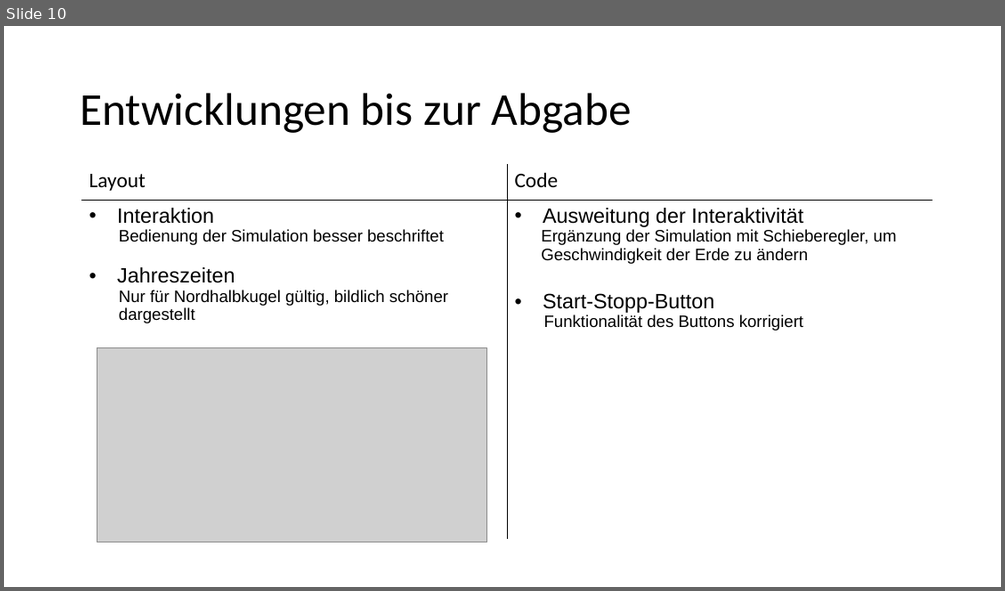
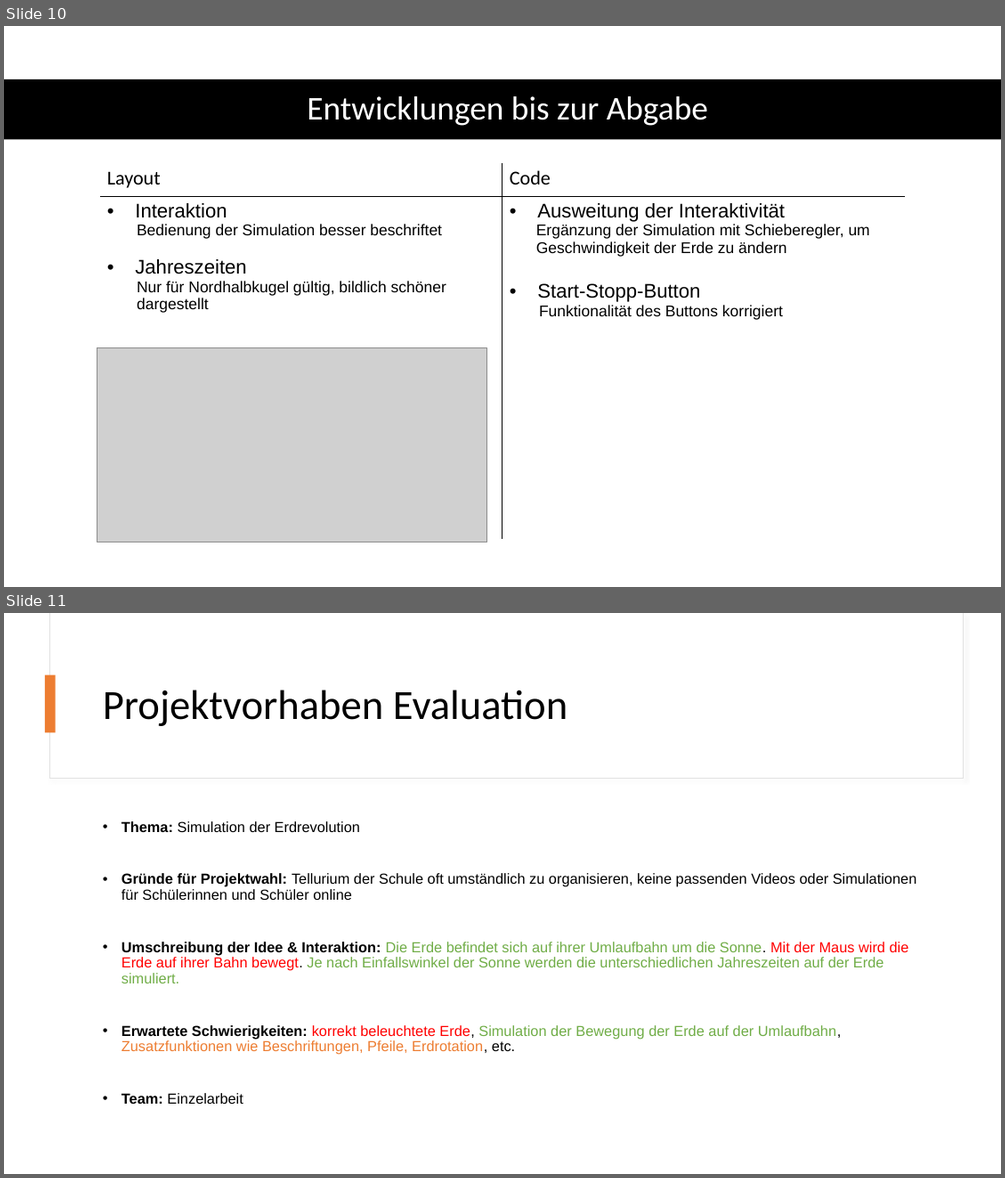
Before and after one commit to Carmen-MI/Erdrevolution_Carmen, a slide deck: Präsentation.pptx. Shown one above the other, each under a label of ours: slide 10 before the commit, slides 10 and 11 after it. The pictures are 1005x591 and 1005x1178 pixels, drawn with LibreOffice and Linux fonts; fonts in the diff are those of the drawing; grey boxes stand for pictures. Boxes give left, top, right and bottom in pixels: in the first picture for what was removed or moved away, otherwise in the second. Text is boxed around its words. In the diff, an @@ line names an element or a change of style, - is before the commit and + after.

```diff
--- a/Präsentation.pptx
+++ b/Präsentation.pptx
@@ slide 11 added at <box>4,613,1001,1174</box>, background #FFFFFF @@
@@ rectangle added at <box>49,613,963,779</box>, fill #FFFFFF, outline #E1E1E1 0.75 pt @@
@@ rectangle added at <box>50,613,963,778</box>, fill #FFFFFF @@
@@ rectangle added at <box>45,675,56,732</box>, fill #ED7D31 @@
@@ title added at <box>103,690,567,726</box>, 40 pt, text #000000 @@
+Projektvorhaben Evaluation
@@ text added at <box>121,821,917,1103</box>, 14 pt, text #000000 @@
+• Thema: Simulation der Erdrevolution
+• Gründe für Projektwahl: Tellurium der Schule oft umständlich zu organisieren, keine passenden Videos oder Simulationen für Schülerinnen und Schüler online
+• Umschreibung der Idee & Interaktion: Die Erde befindet sich auf ihrer Umlaufbahn um die Sonne. Mit der Maus wird die Erde auf ihrer Bahn bewegt. Je nach Einfallswinkel der Sonne werden die unterschiedlichen Jahreszeiten auf der Erde simuliert.
+• Erwartete Schwierigkeiten: korrekt beleuchtete Erde, Simulation der Bewegung der Erde auf der Umlaufbahn, Zusatzfunktionen wie Beschriftungen, Pfeile, Erdrotation, etc.
+• Team: Einzelarbeit
@@ slide 10 changed as well @@
@@ title "Entwicklungen bis zur Abgabe": place and size @@
-title "Entwicklungen bis zur Abgabe" at <box>80,93,631,133</box>
+title "Entwicklungen bis zur Abgabe" at <box>307,96,708,126</box>
@@ title "Entwicklungen bis zur Abgabe" at <box>307,96,708,126</box>: size 44 to 32 pt, text colour #000000 to #FFFFFF; alignment left to centre @@
@@ rectangle added at <box>4,79,1001,140</box>, fill #000000 @@
@@ table at <box>100,163,905,543</box> @@
@@ size 20 to 19 pt in "Layout", "Code", "Interaktion", "Jahreszeiten" and 2 more places @@
@@ size 16 to 15 pt in "Bedienung der Simulation besser beschriftet", "Nur für Nordhalbkugel gültig, bildlich schöner dargestellt", "Ergänzung der Simulation mit Schieberegler, um Geschwindigke ...", "Funktionalität des Buttons korrigiert" @@
@@ table: place and size @@
-table at <box>81,164,933,541</box>
+table at <box>100,163,905,543</box>
```
Also in this commit, not shown: 9 other slides changed, 1 other file.
